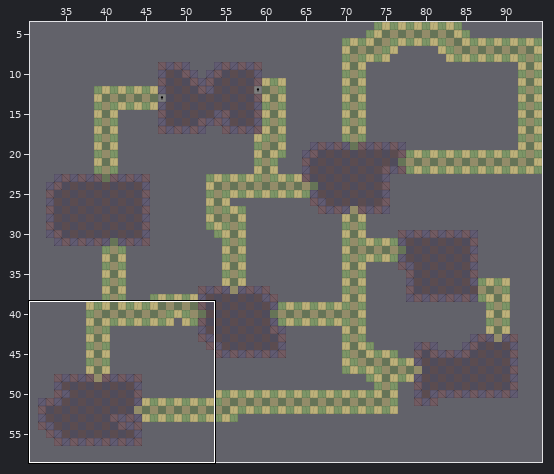
Tiled map (JSON): assets/Tiled/map0A.json. The picture above shows the old version from afar; the outline marks the close-up.
Close-up. As it was:
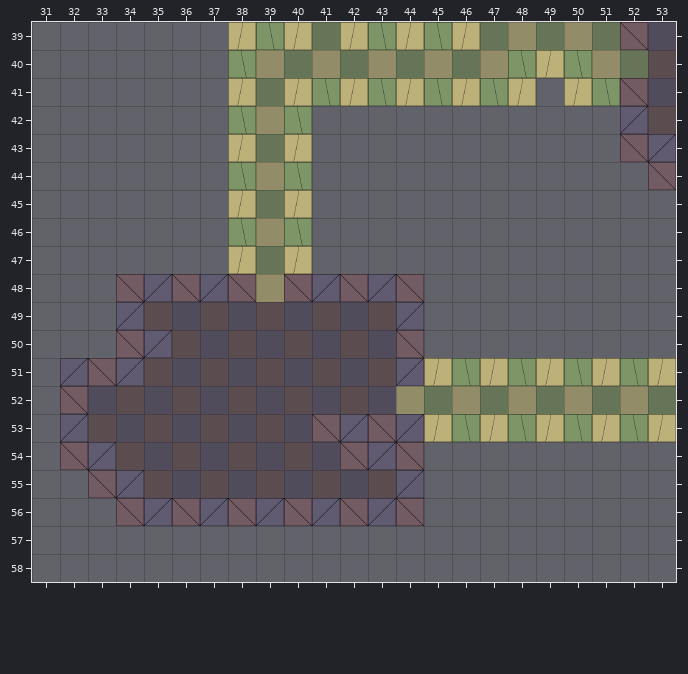
Cells are 100x100 px. Shown: x 31..53, y 39..58. The commit also changed other parts of the map, which this record leaves out.
The result:
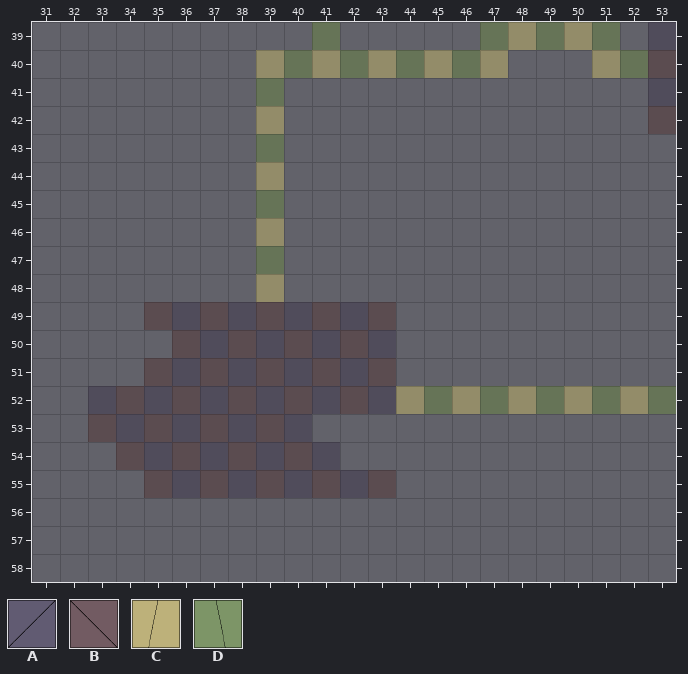
Key: from "Tileset": A 0, B 1, C 2, D 3.
_ is an empty cell, . an unchanged one.
The exact change:
--- layer "Wall" (now hidden)
@@ x 32..53 @@
-39 ......CDC.CDCDC.....B.
-40 ......D.........DCD...
-41 ......C.CDCDCDCDC.CDB.
-42 ......D.D...........A.
-43 ......C.C...........BA
-44 ......D.D............B
-45 ......C.C.............
-46 ......D.D.............
-47 ......C.C.............
-48 ..BABAB.BABAB.........
-49 ..A.........A.........
-50 ..BA........B.........
-51 ABA.........ACDCDCDCDC
-52 B.....................
-53 A........BABACDCDCDCDC
-54 BA........BAB.........
-55 .BA.........A.........
-56 ..BABABABABAB.........
+39 ......___._____....._.
+40 ......_.........___...
+41 ......_._________.___.
+42 ......_._..........._.
+43 ......_._...........__
+44 ......_._............_
+45 ......_._.............
+46 ......_._.............
+47 ......_._.............
+48 .._____._____.........
+49 .._........._.........
+50 ..__........_.........
+51 ___.........__________
+52 _.....................
+53 _........_____________
+54 __........___.........
+55 .__........._.........
+56 ..___________.........
Pixel boxes of the changes (left, top, right, bottom) in both close-ups:
removed: (60, 22, 676, 526)
